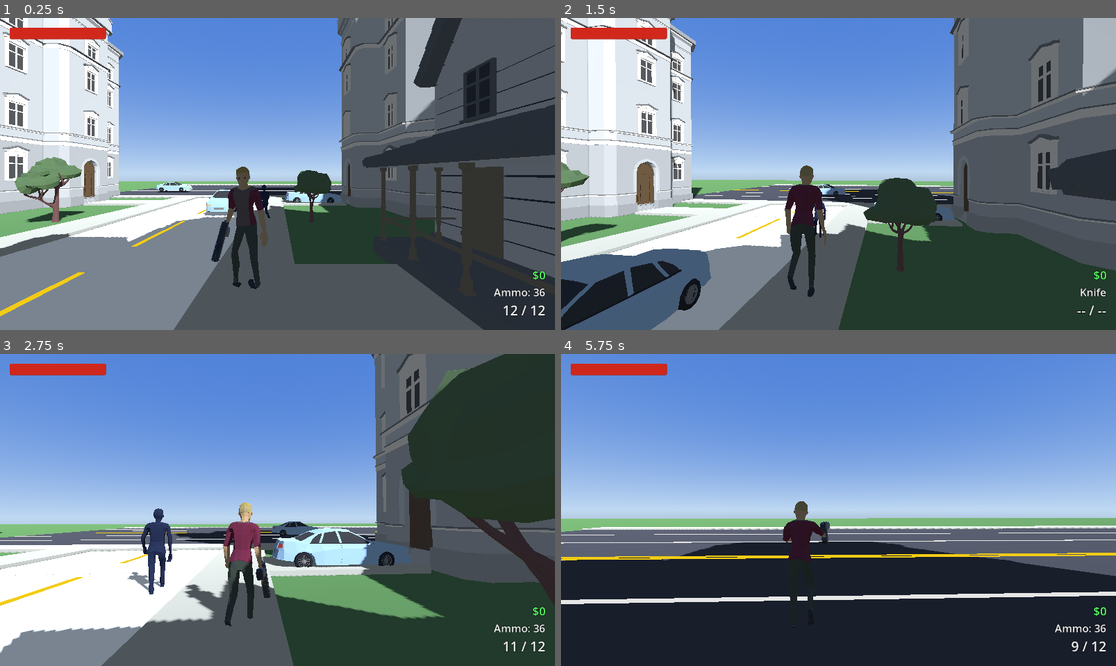
Above: before the commit, frames 1-4 (two rows, left to right).
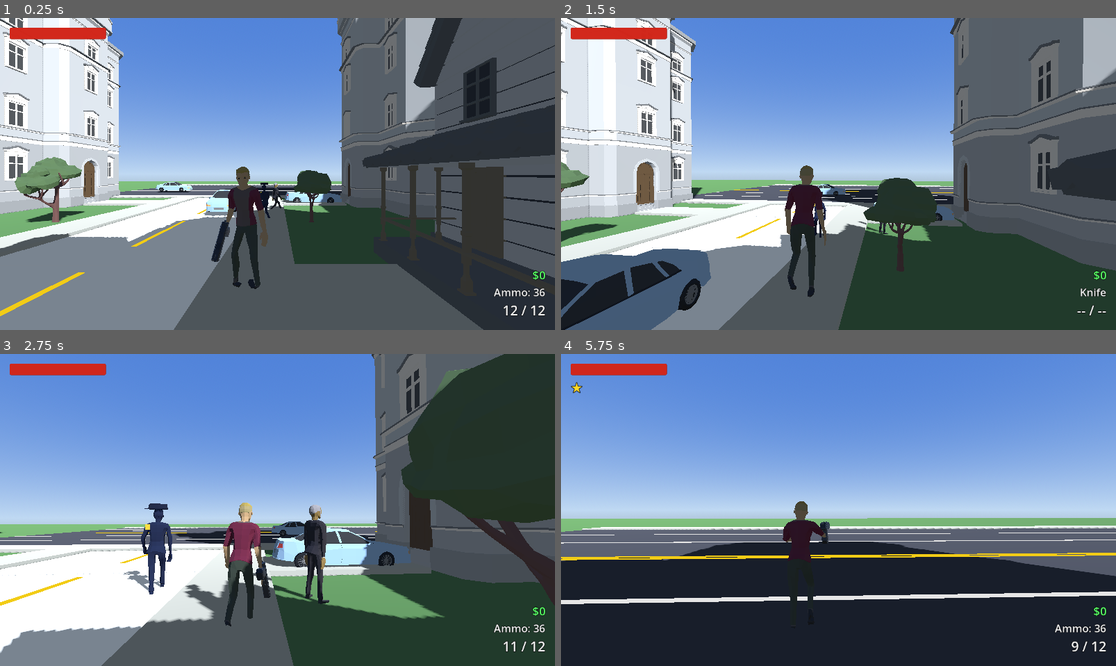
Above: after the commit, the same moments.

Repository: xena3222121/GTACloneAJFORK
Game: Godot game, scene res://scenes/World.tscn
The game is run twice, just before and just after one commit, with the same random seed, the same clock (stepped at 60 frames per second) and the same inputs.
Inputs (mouse positions are in pixels of both pictures, inside the frame that each line leads up to):
- Up to frame 1 (0.25 s): no input
- Up to frame 2 (1.5 s): tap Enter at 0.5 s; move the mouse to (866, 174) at 0.52 s; hold W from 0.53 s (still down); tap R at 0.6 s; click (866, 174) at 0.67 s; tap Space at 0.77 s; move the mouse to (810, 174) at 1.27 s; tap 1 at 1.35 s
- Up to frame 3 (2.75 s): keep holding W; tap Space at 1.52 s; move the mouse to (288, 503) at 2.02 s; tap 2 at 2.1 s
- Up to frame 4 (5.75 s): keep holding W; move the mouse to (832, 516) at 2.77 s; tap 3 at 2.85 s; click (832, 516) at 2.92 s; tap Space at 3.02, 3.77, 4.52 s; move the mouse to (877, 513) at 3.52 s; tap 4 at 3.6 s; move the mouse to (794, 506) at 4.27 s; tap E at 4.35 s; move the mouse to (844, 510) at 5.02 s; hold Shift from 5.03 s (still down); click (844, 510) at 5.17 s

The runs differ from the first frame. In frame 1, less than 0.1% of the frame differs, in the area x 46-51%, y 52-62%; in frame 2, less than 0.1%; in frame 3, 1.0%, in the area x 22-60%, y 47-81%; in frame 4, less than 0.1%.

Commit message:
Knife hitbox fix, car-vs-pedestrian damage, cop reinforcements, sirens, more content
Knife (real bug, not just weak damage): melee_attack() used camera.global_
position as the cast origin. This is a third-person over-the-shoulder camera
pulled back several units behind the player by the SpringArm - a cast from
there at only MELEE_RANGE barely reached the player's own body, let alone an
adjacent enemy. Measured this directly (a debug shape-query script) rather
than guessing. Fixed to originate from muzzle_point (the player's own hand
position) while still aiming along the camera's direction for crosshair
accuracy, and replaced the hairline raycast with a real SphereShape3D query
(MELEE_HITBOX_RADIUS 1.3 at MELEE_RANGE 2.6) so a slightly-off swing still
connects - verified with a deliberate ~8.6 degree aim error still landing
the full 90 damage.

Cars vs pedestrians: car.gd/traffic_car.gd never checked for collisions with
anyone - only the player had this (added last session). Gave npc.gd and
police.gd the identical move_and_slide()-based check: speed-scaled damage,
knockback, brief invulnerability window.

Cop reinforcements: the 4 hand-placed officers are sparse enough across a
~150-unit city that WantedSystem's alert-nearby-cops call almost never
reached anyone for a crime committed away from those exact 4 spots -
confirmed by simulation, not assumed (heat added at a random far-off point
alerted zero cops). WantedSystem now spawns a new Police instance near the
player (16-26 units out, capped at 6 concurrent reinforcements, one every
7s while heat > 0, skipped while inside an interior) and immediately alerts
it - this is what actually makes "committing a crime brings cops" true
anywhere in the city, not just next to a fixed spawn point.

Cop presentation: added a cap+brim+badge (primitive meshes, matching this
project's existing style) so they read as police at a glance instead of a
tinted civilian, and a procedurally-synthesized siren wail (phase-accumulated
frequency sweep, same technique as the existing gunshot synth) that plays
while hostile and stops on give-up or death.

Content: 8 more civilian NPCs (18 -> 26, +44%), and 3 new traffic-car variants
(SUV, Taxi, and SportsCar.fbx - the one car-kit-realistic asset that was
entirely unused) added into both neighborhoods and the highway, reusing
collision box dimensions already tuned for the matching ParkedCar_* scenes
(SportsCar.fbx itself was never used anywhere so it needed measuring fresh).

Everything verified with headless functional tests against the real running
game (not just load/compile checks) - confirmed actual damage numbers,
confirmed reinforcement spawn distance and count, confirmed siren state
toggling - plus a 180-frame full game run with zero errors.

Diff:
--- a/scenes/Police.tscn
+++ b/scenes/Police.tscn
@@ -6,6 +6,31 @@
 [sub_resource type="CapsuleShape3D" id="CapsuleShape3D_1"]
 radius = 0.35
 height = 1.8
+
+[sub_resource type="StandardMaterial3D" id="StandardMaterial3D_cap"]
+albedo_color = Color(0.05, 0.07, 0.16, 1)
+
+[sub_resource type="CylinderMesh" id="CylinderMesh_cap"]
+material = SubResource("StandardMaterial3D_cap")
+top_radius = 0.17
+bottom_radius = 0.19
+height = 0.1
+
+[sub_resource type="BoxMesh" id="BoxMesh_cap_brim"]
+material = SubResource("StandardMaterial3D_cap")
+size = Vector3(0.38, 0.02, 0.24)
+
+[sub_resource type="StandardMaterial3D" id="StandardMaterial3D_badge"]
+albedo_color = Color(0.85, 0.72, 0.2, 1)
+metallic = 0.6
+roughness = 0.3
+emission_enabled = true
+emission = Color(0.6, 0.5, 0.1, 1)
+emission_energy_multiplier = 0.6
+
+[sub_resource type="BoxMesh" id="BoxMesh_badge"]
+material = SubResource("StandardMaterial3D_badge")
+size = Vector3(0.09, 0.11, 0.02)
 
 [node name="Police" type="CharacterBody3D"]
 script = ExtResource("1")
@@ -24,3 +49,20 @@
 [node name="GunshotAudio" type="AudioStreamPlayer3D" parent="."]
 transform = Transform3D(1, 0, 0, 0, 1, 0, 0, 0, 1, 0, 1.4, 0)
 unit_size = 12.0
+
+[node name="SirenAudio" type="AudioStreamPlayer3D" parent="."]
+transform = Transform3D(1, 0, 0, 0, 1, 0, 0, 0, 1, 0, 1.8, 0)
+unit_size = 22.0
+autoplay = false
+
+[node name="Cap" type="MeshInstance3D" parent="."]
+transform = Transform3D(1, 0, 0, 0, 1, 0, 0, 0, 1, 0, 1.78, 0)
+mesh = SubResource("CylinderMesh_cap")
+
+[node name="CapBrim" type="MeshInstance3D" parent="."]
+transform = Transform3D(1, 0, 0, 0, 1, 0, 0, 0, 1, 0, 1.73, 0.08)
+mesh = SubResource("BoxMesh_cap_brim")
+
+[node name="Badge" type="MeshInstance3D" parent="."]
+transform = Transform3D(1, 0, 0, 0, 1, 0, 0, 0, 1, -0.14, 1.35, 0.16)
+mesh = SubResource("BoxMesh_badge")
--- /dev/null
+++ b/scenes/TrafficCar_C.tscn
@@ -0,0 +1,16 @@
+[gd_scene load_steps=4 format=3]
+
+[ext_resource type="Script" path="res://scripts/traffic_car.gd" id="1"]
+[ext_resource type="PackedScene" path="res://assets/car-kit-realistic/SUV.fbx" id="2"]
+
+[sub_resource type="BoxShape3D" id="BoxShape3D_1"]
+size = Vector3(2.11, 1.84, 4.2)
+
+[node name="TrafficCar" type="AnimatableBody3D"]
+script = ExtResource("1")
+
+[node name="CollisionShape3D" type="CollisionShape3D" parent="."]
+transform = Transform3D(1, 0, 0, 0, 1, 0, 0, 0, 1, 0, 0.59, 0)
+shape = SubResource("BoxShape3D_1")
+
+[node name="Model" parent="." instance=ExtResource("2")]
--- /dev/null
+++ b/scenes/TrafficCar_D.tscn
@@ -0,0 +1,16 @@
+[gd_scene load_steps=4 format=3]
+
+[ext_resource type="Script" path="res://scripts/traffic_car.gd" id="1"]
+[ext_resource type="PackedScene" path="res://assets/car-kit-realistic/Taxi.fbx" id="2"]
+
+[sub_resource type="BoxShape3D" id="BoxShape3D_1"]
+size = Vector3(1.8, 1.55, 4.2)
+
+[node name="TrafficCar" type="AnimatableBody3D"]
+script = ExtResource("1")
+
+[node name="CollisionShape3D" type="CollisionShape3D" parent="."]
+transform = Transform3D(1, 0, 0, 0, 1, 0, 0, 0, 1, 0, 0.52, 0)
+shape = SubResource("BoxShape3D_1")
+
+[node name="Model" parent="." instance=ExtResource("2")]
--- /dev/null
+++ b/scenes/TrafficCar_E.tscn
@@ -0,0 +1,16 @@
+[gd_scene load_steps=4 format=3]
+
+[ext_resource type="Script" path="res://scripts/traffic_car.gd" id="1"]
+[ext_resource type="PackedScene" path="res://assets/car-kit-realistic/SportsCar.fbx" id="2"]
+
+[sub_resource type="BoxShape3D" id="BoxShape3D_1"]
+size = Vector3(1.8, 1.16, 3.97)
+
+[node name="TrafficCar" type="AnimatableBody3D"]
+script = ExtResource("1")
+
+[node name="CollisionShape3D" type="CollisionShape3D" parent="."]
+transform = Transform3D(1, 0, 0, 0, 1, 0, 0, 0, 1, 0, 0.58, 0)
+shape = SubResource("BoxShape3D_1")
+
+[node name="Model" parent="." instance=ExtResource("2")]
--- a/scenes/World.tscn
+++ b/scenes/World.tscn
@@ -30,6 +30,9 @@
 [ext_resource type="Script" path="res://scripts/store_counter.gd" id="31"]
 [ext_resource type="Script" path="res://scripts/register.gd" id="32"]
 [ext_resource type="Script" path="res://scripts/bar_drink.gd" id="33"]
+[ext_resource type="PackedScene" path="res://scenes/TrafficCar_C.tscn" id="34"]
+[ext_resource type="PackedScene" path="res://scenes/TrafficCar_D.tscn" id="35"]
+[ext_resource type="PackedScene" path="res://scenes/TrafficCar_E.tscn" id="36"]
 
 [sub_resource type="ProceduralSkyMaterial" id="ProceduralSkyMaterial_1"]
 sky_top_color = Color(0.3, 0.5, 0.85, 1)
@@ -600,6 +603,15 @@
 speed = 5.5
 start_direction = -1.0
 
+[node name="TrafficCarD" parent="TrafficCars" instance=ExtResource("34")]
+transform = Transform3D(1, 0, 0, 0, 1, 0, 0, 0, 1, -1.3, 0.1, -18)
+speed = 4.5
+
+[node name="TrafficCarE" parent="TrafficCars" instance=ExtResource("35")]
+transform = Transform3D(1, 0, 0, 0, 1, 0, 0, 0, 1, 1.3, 0.1, 24)
+speed = 6.0
+start_direction = -1.0
+
 [node name="Trees" type="Node3D" parent="." unique_id=671295314]
 
 [node name="TreeE1" parent="Trees" unique_id=1697225780 instance=ExtResource("17")]
@@ -654,6 +666,18 @@
 
 [node name="NPC9" parent="NPCs" unique_id=1307993792 instance=ExtResource("7")]
 transform = Transform3D(1, 0, 0, 0, 1, 0, 0, 0, 1, 0, 0.1, 37)
+
+[node name="NPC10" parent="NPCs" instance=ExtResource("8")]
+transform = Transform3D(1, 0, 0, 0, 1, 0, 0, 0, 1, 3.9, 0.1, -38)
+
+[node name="NPC11" parent="NPCs" instance=ExtResource("9")]
+transform = Transform3D(1, 0, 0, 0, 1, 0, 0, 0, 1, -3.9, 0.1, -30)
+
+[node name="NPC12" parent="NPCs" instance=ExtResource("10")]
+transform = Transform3D(1, 0, 0, 0, 1, 0, 0, 0, 1, 3.9, 0.1, 30)
+
+[node name="NPC13" parent="NPCs" instance=ExtResource("7")]
+transform = Transform3D(1, 0, 0, 0, 1, 0, 0, 0, 1, -3.9, 0.1, 40)
 
 [node name="Highway" type="Node3D" parent="."]
 
@@ -772,6 +796,13 @@
 speed = 6.0
 start_direction = -1.0
 
+[node name="CarC" parent="TrafficCarsHighwayNorth" instance=ExtResource("35")]
+transform = Transform3D(1, 0, 0, 0, 1, 0, 0, 0, 1, 40, 0.1, 60)
+axis = 1
+min_pos = -10.0
+max_pos = 95.0
+speed = 8.0
+
 [node name="TrafficCarsHighwaySouth" type="Node3D" parent="."]
 
 [node name="CarA" parent="TrafficCarsHighwaySouth" instance=ExtResource("15")]
@@ -1183,6 +1214,14 @@
 speed = 5.0
 start_direction = -1.0
 
+[node name="TrafficCarC" parent="TrafficCarsB" instance=ExtResource("36")]
+transform = Transform3D(1, 0, 0, 0, 1, 0, 0, 0, 1, 61.3, 0.1, 12)
+speed = 6.5
+
+[node name="TrafficCarD" parent="TrafficCarsB" instance=ExtResource("34")]
+transform = Transform3D(1, 0, 0, 0, 1, 0, 0, 0, 1, 58.7, 0.1, -22)
+speed = 4.5
+start_direction = -1.0
 
 [node name="TreesB" type="Node3D" parent="."]
 
@@ -1239,6 +1278,18 @@
 
 [node name="NPC9" parent="NPCsB" instance=ExtResource("7")]
 transform = Transform3D(1, 0, 0, 0, 1, 0, 0, 0, 1, 60, 0.1, 37)
+
+[node name="NPC10" parent="NPCsB" instance=ExtResource("8")]
+transform = Transform3D(1, 0, 0, 0, 1, 0, 0, 0, 1, 63.9, 0.1, -38)
+
+[node name="NPC11" parent="NPCsB" instance=ExtResource("9")]
+transform = Transform3D(1, 0, 0, 0, 1, 0, 0, 0, 1, 56.1, 0.1, -30)
+
+[node name="NPC12" parent="NPCsB" instance=ExtResource("10")]
+transform = Transform3D(1, 0, 0, 0, 1, 0, 0, 0, 1, 63.9, 0.1, 30)
+
+[node name="NPC13" parent="NPCsB" instance=ExtResource("7")]
+transform = Transform3D(1, 0, 0, 0, 1, 0, 0, 0, 1, 56.1, 0.1, 40)
 
 [node name="Police" type="Node3D" parent="."]
 
--- a/scripts/npc.gd
+++ b/scripts/npc.gd
@@ -17,6 +17,12 @@
 const PATRON_AGGRO_RANGE := 4.0
 const PATRON_AGGRO_CHANCE := 0.35
 
+const VEHICLE_HIT_MIN_SPEED := 2.0
+const VEHICLE_HIT_DAMAGE_PER_SPEED := 4.0
+const VEHICLE_HIT_MAX_DAMAGE := 80.0
+const VEHICLE_HIT_KNOCKBACK := 6.0
+const VEHICLE_HIT_COOLDOWN := 0.6
+
 const BLOOD_POOL := preload("res://scenes/BloodPool.tscn")
 const MONEY_PICKUP := preload("res://scenes/MoneyPickup.tscn")
 
@@ -48,6 +54,7 @@
 var attack_cooldown := 0.0
 var patron_aggro_timer := 0.0
 var player: Node3D = null
+var vehicle_hit_cooldown := 0.0
 
 var anim_idle := ""
 var anim_walk := ""
@@ -107,6 +114,7 @@
 		return
 
 	attack_cooldown = max(0.0, attack_cooldown - delta)
+	vehicle_hit_cooldown = max(0.0, vehicle_hit_cooldown - delta)
 
 	if not is_on_floor():
 		velocity.y -= gravity * delta
@@ -121,6 +129,36 @@
 			_check_patron_aggro(delta)
 
 	move_and_slide()
+	_check_vehicle_collisions()
+
+# Same technique as player.gd's car-collision check - cars never look for
+# pedestrians themselves, so this runs from the pedestrian's own
+# move_and_slide() results instead.
+func _check_vehicle_collisions() -> void:
+	if vehicle_hit_cooldown > 0.0:
+		return
+	for i in range(get_slide_collision_count()):
+		var collision := get_slide_collision(i)
+		var collider: Object = collision.get_collider()
+		if not collider:
+			continue
+		var car_speed := 0.0
+		if collider.is_in_group("vehicles"):
+			car_speed = collider.linear_velocity.length()
+		elif collider.is_in_group("traffic_cars"):
+			car_speed = collider.speed
+		else:
+			continue
+		if car_speed < VEHICLE_HIT_MIN_SPEED:
+			continue
+		vehicle_hit_cooldown = VEHICLE_HIT_COOLDOWN
+		take_damage(clamp(car_speed * VEHICLE_HIT_DAMAGE_PER_SPEED, 0.0, VEHICLE_HIT_MAX_DAMAGE))
+		if dead:
+			return
+		var away: Vector3 = global_position - collider.global_position
+		away.y = 0.0
+		velocity += (away.normalized() if away.length() > 0.01 else -collision.get_normal()) * VEHICLE_HIT_KNOCKBACK
+		break
 
 func _process_wander(delta: float) -> void:
 	var to_target := target_position - global_position
--- a/scripts/player.gd
+++ b/scripts/player.gd
@@ -73,7 +73,8 @@
 const PISTOL_RELOAD_TIME := 1.6
 const RECOIL_KICK := 0.05
 
-const MELEE_RANGE := 2.2
+const MELEE_RANGE := 2.6
+const MELEE_HITBOX_RADIUS := 1.3
 const MELEE_DAMAGE := 90.0 # 2 solid hits kill anything (Police=120hp, NPC=150hp) - a knife needing 4-5 hits while standing next to an armed enemy wasn't a real weapon
 const MELEE_COOLDOWN := 0.85 # Punch_Cross is ~1s long; this lets the swing mostly play out before it can be re-triggered
 const MELEE_RECOIL_KICK := 0.12
@@ -1006,32 +1007,54 @@
 	if has_punch_anim:
 		anim_tree["parameters/PunchShot/request"] = AnimationNodeOneShot.ONE_SHOT_REQUEST_FIRE
 
-	var origin: Vector3
-	var forward: Vector3
-	if aiming:
-		origin = camera.global_position
-		forward = -camera.global_transform.basis.z.normalized()
-	else:
-		origin = muzzle_point.global_position
-		forward = model.global_transform.basis.z.normalized()
-	var query := PhysicsRayQueryParameters3D.create(origin, origin + forward * MELEE_RANGE)
+	# Always swings toward where the camera/crosshair is actually pointing,
+	# unlike hip-fire's character-facing fallback (fine for guns at range,
+	# but at knife range even a small facing/look mismatch was an outright
+	# whiff). A sphere-shape query centered in front of the player instead
+	# of a hairline ray is the actual "bigger hitbox" - it catches anything
+	# overlapping a real volume rather than needing to land one exact pixel.
+	#
+	# The origin has to be the player's own body (muzzle_point), not the
+	# camera: this is a third-person over-the-shoulder camera pulled back
+	# several units behind the player by the SpringArm, so a cast from
+	# camera.global_position at only MELEE_RANGE barely reaches the
+	# player's own position, let alone an adjacent enemy - confirmed by
+	# direct measurement, not assumed. The camera is still what supplies
+	# the aim *direction*, matching the crosshair.
+	var origin: Vector3 = muzzle_point.global_position
+	var forward: Vector3 = -camera.global_transform.basis.z.normalized()
+
+	var space_state := get_world_3d().direct_space_state
+	var shape := SphereShape3D.new()
+	shape.radius = MELEE_HITBOX_RADIUS
+	var query := PhysicsShapeQueryParameters3D.new()
+	query.shape = shape
+	query.transform = Transform3D(Basis(), origin + forward * MELEE_RANGE)
+	query.collide_with_bodies = true
+	query.collide_with_areas = false
 	query.exclude = [self.get_rid()]
-	var result: Dictionary = get_world_3d().direct_space_state.intersect_ray(query)
-
-	if result:
-		var point: Vector3 = result.position
-		var hit: Object = result.collider
-		var is_damageable: bool = hit and hit.has_method("take_damage")
-		var is_person: bool = is_damageable and hit is CharacterBody3D
+
+	var hit: Object = null
+	var hit_dist := INF
+	for result in space_state.intersect_shape(query, 8):
+		var collider: Object = result.get("collider")
+		if collider and collider.has_method("take_damage"):
+			var dist: float = origin.distance_to((collider as Node3D).global_position)
+			if dist < hit_dist:
+				hit_dist = dist
+				hit = collider
+
+	if hit:
+		var point: Vector3 = (hit as Node3D).global_position
+		var is_person: bool = hit is CharacterBody3D
 
 		var fx: Node3D = IMPACT_HIT.instantiate() if is_person else IMPACT_EFFECT.instantiate()
 		get_tree().current_scene.add_child(fx)
 		fx.global_position = point
 
-		if is_damageable:
-			hit.take_damage(MELEE_DAMAGE, point)
-			crosshair.flash_hit()
-			_maybe_play_kill_line(hit, is_person)
+		hit.take_damage(MELEE_DAMAGE, point)
+		crosshair.flash_hit()
+		_maybe_play_kill_line(hit, is_person)
 
 func _flash_muzzle() -> void:
 	muzzle_flash.visible = true
--- a/scripts/police.gd
+++ b/scripts/police.gd
@@ -22,6 +22,12 @@
 const GIVE_UP_TIME := 6.0
 const HIT_HEAT := 5.0
 const KILLED_HEAT := 35.0
+
+const VEHICLE_HIT_MIN_SPEED := 2.0
+const VEHICLE_HIT_DAMAGE_PER_SPEED := 4.0
+const VEHICLE_HIT_MAX_DAMAGE := 80.0
+const VEHICLE_HIT_KNOCKBACK := 6.0
+const VEHICLE_HIT_COOLDOWN := 0.6
 
 const BLOOD_POOL := preload("res://scenes/BloodPool.tscn")
 const IMPACT_EFFECT := preload("res://scenes/ImpactEffect.tscn")
@@ -47,6 +53,7 @@
 @onready var anim: AnimationPlayer = model.find_child("AnimationPlayer", true, false)
 @onready var hit_audio: AudioStreamPlayer3D = $HitAudio
 @onready var gunshot_audio: AudioStreamPlayer3D = $GunshotAudio
+@onready var siren_audio: AudioStreamPlayer3D = $SirenAudio
 
 var gravity: float = ProjectSettings.get_setting("physics/3d/default_gravity")
 var home_position: Vector3
@@ -57,6 +64,7 @@
 var hostile := false
 var fire_cooldown := 0.0
 var lost_sight_timer := 0.0
+var vehicle_hit_cooldown := 0.0
 var player: Node3D = null
 
 var anim_idle := ""
@@ -132,6 +140,13 @@
 		return
 
 	fire_cooldown = max(0.0, fire_cooldown - delta)
+	vehicle_hit_cooldown = max(0.0, vehicle_hit_cooldown - delta)
+
+	if hostile and not siren_audio.playing:
+		siren_audio.stream = _make_siren_sound()
+		siren_audio.play()
+	elif not hostile and siren_audio.playing:
+		siren_audio.stop()
 
 	if not is_on_floor():
 		velocity.y -= gravity * delta
@@ -145,6 +160,33 @@
 		_check_proactive_detection()
 
 	move_and_slide()
+	_check_vehicle_collisions()
+
+func _check_vehicle_collisions() -> void:
+	if vehicle_hit_cooldown > 0.0:
+		return
+	for i in range(get_slide_collision_count()):
+		var collision := get_slide_collision(i)
+		var collider: Object = collision.get_collider()
+		if not collider:
+			continue
+		var car_speed := 0.0
+		if collider.is_in_group("vehicles"):
+			car_speed = collider.linear_velocity.length()
+		elif collider.is_in_group("traffic_cars"):
+			car_speed = collider.speed
+		else:
+			continue
+		if car_speed < VEHICLE_HIT_MIN_SPEED:
+			continue
+		vehicle_hit_cooldown = VEHICLE_HIT_COOLDOWN
+		take_damage(clamp(car_speed * VEHICLE_HIT_DAMAGE_PER_SPEED, 0.0, VEHICLE_HIT_MAX_DAMAGE))
+		if dead:
+			return
+		var away: Vector3 = global_position - collider.global_position
+		away.y = 0.0
+		velocity += (away.normalized() if away.length() > 0.01 else -collision.get_normal()) * VEHICLE_HIT_KNOCKBACK
+		break
 
 # A wandering cop only joins an already-in-progress incident it happens to
 # physically spot nearby (WantedSystem.heat > 0) - it doesn't go hostile
@@ -272,6 +314,7 @@
 func die() -> void:
 	dead = true
 	collision.disabled = true
+	siren_audio.stop()
 	_play(anim_die)
 	_spawn_blood_pool()
 	_maybe_drop_loot()
@@ -319,3 +362,30 @@
 	stream.stereo = false
 	stream.data = data
 	return stream
+
+# Same procedural-synthesis approach as the gunshot above rather than a
+# real audio asset. A phase accumulator (not naive sin(freq*t) with a
+# changing freq, which clicks/pops) gives a continuous "wee-oo" wail that
+# loops seamlessly while hostile.
+func _make_siren_sound() -> AudioStreamWAV:
+	var mix_rate := 22050
+	var duration := 2.4
+	var sample_count := int(mix_rate * duration)
+	var data := PackedByteArray()
+	data.resize(sample_count * 2)
+	var phase := 0.0
+	for i in range(sample_count):
+		var t := float(i) / mix_rate
+		var lfo: float = (sin(t / duration * TAU) + 1.0) / 2.0
+		var freq: float = lerp(650.0, 1000.0, lfo)
+		phase += freq / mix_rate * TAU
+		var sample: float = sin(phase) * 0.55
+		data.encode_s16(i * 2, int(sample * 32767.0))
+	var stream := AudioStreamWAV.new()
+	stream.format = AudioStreamWAV.FORMAT_16_BITS
+	stream.mix_rate = mix_rate
+	stream.stereo = false
+	stream.data = data
+	stream.loop_mode = AudioStreamWAV.LOOP_FORWARD
+	stream.loop_end = sample_count
+	return stream
--- a/scripts/wanted_system.gd
+++ b/scripts/wanted_system.gd
@@ -18,9 +18,17 @@
 const BASE_ALERT_RADIUS := 14.0
 const TIER_ALERT_RADIUS_BONUS := 8.0
 
+const POLICE_SCENE := preload("res://scenes/Police.tscn")
+const SPAWN_COOLDOWN := 7.0
+const MAX_SPAWNED := 6
+const SPAWN_RADIUS_MIN := 16.0
+const SPAWN_RADIUS_MAX := 26.0
+
 var heat := 0.0
 var _grace_timer := 0.0
 var _tier := 0
+var _spawn_timer := 0.0
+var _spawned: Array = []
 
 func add_heat(amount: float, source_position: Vector3) -> void:
 	heat = clamp(heat + amount, 0.0, MAX_HEAT)
@@ -42,10 +50,39 @@
 func _process(delta: float) -> void:
 	if _grace_timer > 0.0:
 		_grace_timer -= delta
-		return
-	if heat > 0.0:
+	elif heat > 0.0:
 		heat = max(0.0, heat - DECAY_RATE * delta)
 		_update_tier()
+
+	if heat > 0.0:
+		_spawn_timer -= delta
+		if _spawn_timer <= 0.0:
+			_spawn_timer = SPAWN_COOLDOWN
+			_maybe_spawn_reinforcement()
+	else:
+		_spawn_timer = 0.0
+
+# The 4 hand-placed officers are sparse enough across a ~150-unit city that
+# most crimes happen nowhere near any of them - alert() alone (see
+# add_heat below) only ever reaches whoever's already close by. This is
+# what actually makes heat spawn a response anywhere it happens, capped so
+# a long chase doesn't spiral into an unlimited swarm.
+func _maybe_spawn_reinforcement() -> void:
+	_spawned = _spawned.filter(func(c): return is_instance_valid(c) and not c.dead)
+	if _spawned.size() >= MAX_SPAWNED:
+		return
+	var player := get_tree().get_first_node_in_group("player")
+	if not player or not is_instance_valid(player) or player.get("current_interior") != null:
+		return
+	var angle := randf() * TAU
+	var radius := randf_range(SPAWN_RADIUS_MIN, SPAWN_RADIUS_MAX)
+	var spawn_pos: Vector3 = player.global_position + Vector3(cos(angle) * radius, 0.0, sin(angle) * radius)
+
+	var cop: Node3D = POLICE_SCENE.instantiate()
+	cop.position = spawn_pos
+	get_tree().current_scene.add_child(cop)
+	_spawned.append(cop)
+	cop.alert(player.global_position)
 
 func _compute_tier() -> int:
 	for i in range(TIER_THRESHOLDS.size() - 1, -1, -1):
